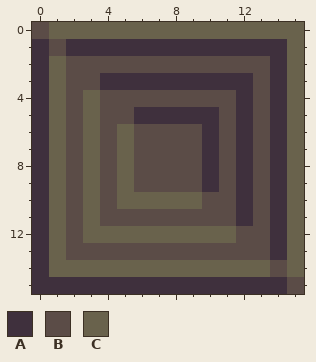
Two versions of one pixel-art sprite, textures/square-dark-pyramid-in.png. This is how it looked before the edit.
The file is 32x32 pixels, drawn in blocks of 2x2; one block is one cell here.
Palette (. is transparent): A #3f303d  B #5b4c47  C #69624c
Pixels before, first column x 0:
 0 BCCCCCCCCCCCCCCC
 1 ABAAAAAAAAAAAAAC
 2 ACBBBBBBBBBBBBAC
 3 ACBBAAAAAAAAABAC
 4 ACBCBBBBBBBBABAC
 5 ACBCBBAAAAABABAC
 6 ACBCBCBBBBABABAC
 7 ACBCBCBBBBABABAC
 8 ACBCBCBBBBABABAC
 9 ACBCBCBBBBABABAC
10 ACBCBCCCCCBBABAC
11 ACBCBBBBBBBBABAC
12 ACBCCCCCCCCCBBAC
13 ACBBBBBBBBBBBBAC
14 ACCCCCCCCCCCCCBC
15 AAAAAAAAAAAAAAAB
Once edited:
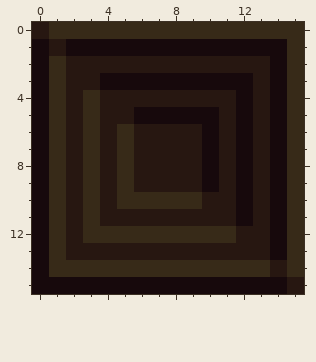
Change:
Colour A changes from #3f303d to #17090c.
Colour B changes from #5b4c47 to #271711.
Colour C changes from #69624c to #372a18.
Where, in picture pixels (left, top, right, bottom), the same in both pictures:
changed: (32, 22, 304, 294)
